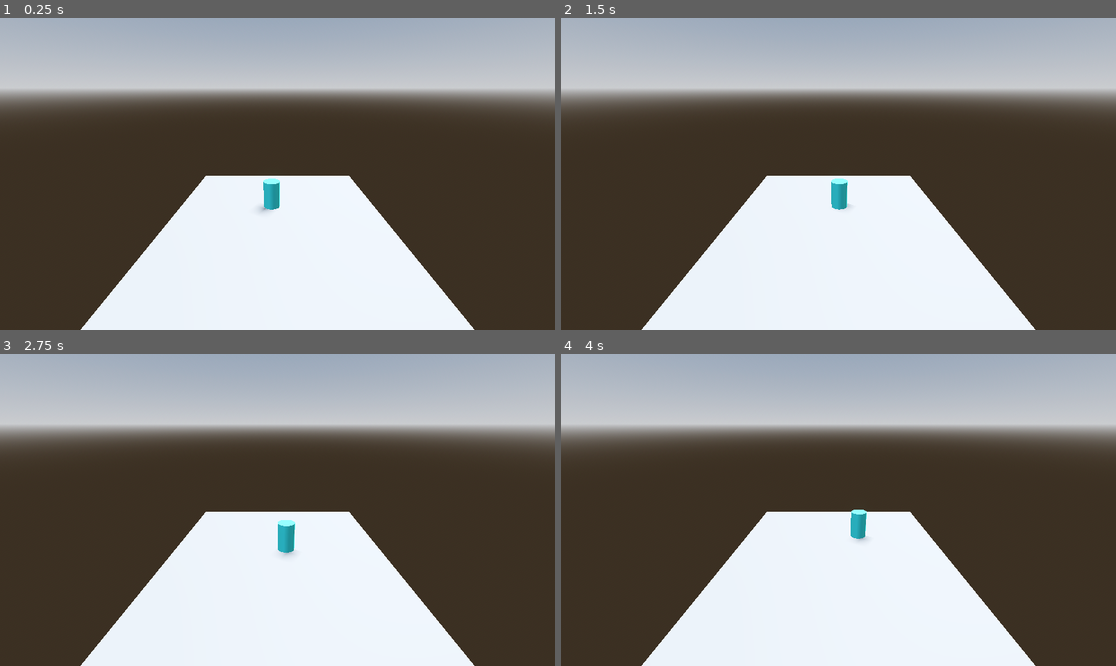
Above: before the commit, frames 1-4 (two rows, left to right).
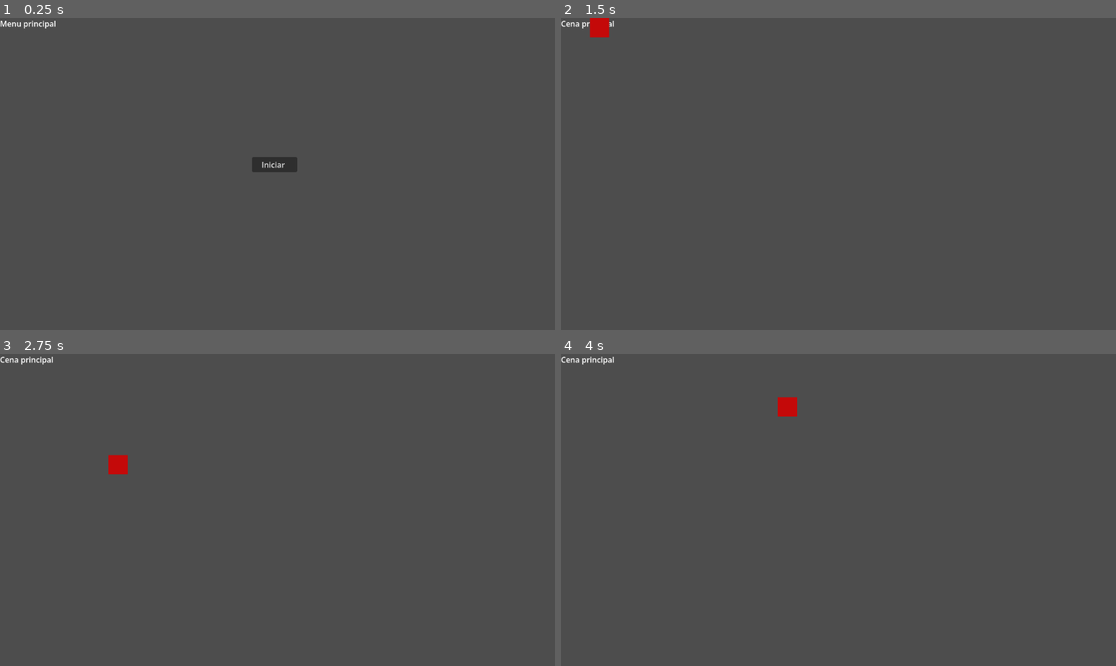
Above: after the commit, the same moments.

Repository: pedronm/visual-novel-godot
Game: Godot game, scene res://scenes/menu-main.tscn
The game is run twice, just before and just after one commit, with the same random seed, the same clock (stepped at 60 frames per second) and the same inputs. Before the commit the project starts from res://main.tscn.
Inputs (mouse positions are in pixels of both pictures, inside the frame that each line leads up to):
- Up to frame 1 (0.25 s): no input
- Up to frame 2 (1.5 s): click (832, 164) at 0.5 s, where only the run after the commit has a clickable "Iniciar"; tap Enter (ui_accept) at 1.25 s; hold D (move_right) from 1.28 s (still down); tap Space (action) at 1.35 s
- Up to frame 3 (2.75 s): tap Enter (ui_accept) at 1.52, 1.55, 1.82, 2.1, 2.27, 2.57 s; release D (move_right) at 2.03 s; hold S (move_down) from 2.03 s (still down); tap Space (action) at 2.3 s
- Up to frame 4 (4 s): release S (move_down) at 2.78 s; hold D (move_right) 2.78-3.53 s; tap Space (action) at 2.85, 3.6 s; tap Enter (ui_accept) at 3.05, 3.77 s; hold W (move_up) from 3.53 s (still down)

The runs differ from the first frame. In frame 1, 97% of the frame differs, in the area x 0-100%, y 0-100%; in frame 2, 97%; in frame 3, 97%; in frame 4, 97%.
Error before the commit: Cannot call method 'show' on a null value. (res://main.gd:28)

Commit message:
Feat: atualiza estrutura do projeto para 2d, como planejado e inclui recursos do git

Diff:
--- /dev/null
+++ b/characters/CharacterBase.tscn
@@ -0,0 +1,3 @@
+[gd_scene format=3 uid="uid://dvp0hocjo8c3h"]
+
+[node name="CharacterBase" type="CharacterBody2D" unique_id=879682832]
--- a/characters/base_character.gd
+++ /dev/null
@@ -1 +0,0 @@
-class_name BaseCharacter
--- /dev/null
+++ b/characters/character_base.gd
@@ -0,0 +1,18 @@
+extends Node
+
+class_name CharacterBase
+
+@export var nome: String
+@export var is_dialogavel: bool
+@export var is_combativel: bool
+
+# Called when the node enters the scene tree for the first time.
+func _ready() -> void:
+	print('esse é o :  %s ', name)
+	print('da pra falar? : %s', is_dialogavel)
+	print('da pra lutar? : %s', is_combativel)
+
+
+# Called every frame. 'delta' is the elapsed time since the previous frame.
+func _process(delta: float) -> void:
+	pass
--- a/characters/main_char.gd
+++ /dev/null
@@ -1,23 +0,0 @@
-extends CharacterBody3D
-
-var MOVE_SPEED = 10
-var GRAVITY_SPEED = 2
-
-# Called when the node enters the scene tree for the first time.
-func _ready() -> void:
-	pass
-
-func do_gravity(delta):
-	velocity.y -= GRAVITY_SPEED * delta
-
-func move_character(delta):
-	var move_y = Input.get_axis("move_up", "move_down")
-	var move_x = Input.get_axis("move_left", "move_right")
-
-	velocity.z = move_y * MOVE_SPEED * delta
-	velocity.x = move_x * MOVE_SPEED * delta
-
-func _physics_process(delta: float) -> void:
-	do_gravity(delta)
-	move_character(delta)
-	move_and_slide()
--- a/characters/main_char.tscn
+++ /dev/null
@@ -1,31 +0,0 @@
-[gd_scene load_steps=5 format=3 uid="uid://cpnvsp6810pb8"]
-
-[ext_resource type="Script" uid="uid://b7mhxfuq5q378" path="res://characters/main_char.gd" id="1_2hybp"]
-
-[sub_resource type="CapsuleShape3D" id="CapsuleShape3D_g1l7i"]
-radius = 0.6411133
-height = 1.6674805
-
-[sub_resource type="StandardMaterial3D" id="StandardMaterial3D_kh7b2"]
-albedo_color = Color(0.29411766, 1, 1, 1)
-
-[sub_resource type="CylinderMesh" id="CylinderMesh_2hybp"]
-material = SubResource("StandardMaterial3D_kh7b2")
-
-[node name="MainChar" type="CharacterBody3D"]
-collision_mask = 14
-script = ExtResource("1_2hybp")
-
-[node name="CollisionShape3D" type="CollisionShape3D" parent="."]
-transform = Transform3D(0.8, 0, 0, 0, 0.96179175, 0, 0, 0, 0.66318834, 0, 0.0415486, 0)
-shape = SubResource("CapsuleShape3D_g1l7i")
-
-[node name="MainChar" type="Node3D" parent="."]
-
-[node name="MeshInstance3D" type="MeshInstance3D" parent="MainChar"]
-transform = Transform3D(0.8, 0, 0, 0, 0.7, 0, 0, 0, 0.66318834, 0, 0, 0)
-mesh = SubResource("CylinderMesh_2hybp")
-
-[node name="SpringArm3D" type="SpringArm3D" parent="."]
-
-[node name="Camera3D" type="Camera3D" parent="SpringArm3D"]
--- /dev/null
+++ b/characters/personagem_principal.gd
@@ -0,0 +1,26 @@
+extends CharacterBody2D
+
+
+const SPEED = 300.0
+const JUMP_VELOCITY = -400.0
+
+
+func _physics_process(delta: float) -> void:
+	# Add the gravity.
+	#if not is_on_floor():
+	#	velocity += get_gravity() * delta
+
+	# Handle jump.
+	if Input.is_action_just_pressed("ui_accept") and is_on_floor():
+		velocity.y = JUMP_VELOCITY
+
+	# Get the input direction and handle the movement/deceleration.
+	# As good practice, you should replace UI actions with custom gameplay actions.
+	var direction := Input.get_vector("move_left","move_right","move_up","move_down")
+	print(direction)
+	if direction:
+		velocity = direction * SPEED
+	else:
+		velocity = Vector2.ZERO
+
+	move_and_slide()
--- /dev/null
+++ b/characters/personagem_principal.tscn
@@ -0,0 +1,20 @@
+[gd_scene format=3 uid="uid://b75mo02cuwid6"]
+
+[ext_resource type="Script" uid="uid://d4hlpygjqbmkx" path="res://characters/personagem_principal.gd" id="1_4wb2g"]
+
+[sub_resource type="RectangleShape2D" id="RectangleShape2D_mjf15"]
+size = Vector2(40, 40)
+
+[node name="PersonagemPrincipal" type="CharacterBody2D" unique_id=1372090689]
+script = ExtResource("1_4wb2g")
+
+[node name="ColorRect" type="ColorRect" parent="." unique_id=278119929]
+offset_right = 40.0
+offset_bottom = 40.0
+color = Color(0.76862746, 0.03529412, 0.03529412, 1)
+
+[node name="CollisionShape2D" type="CollisionShape2D" parent="." unique_id=1830087189]
+position = Vector2(20, 20)
+shape = SubResource("RectangleShape2D_mjf15")
+
+[node name="StateMachine" type="Node" parent="." unique_id=1720162519]
--- a/main.gd
+++ /dev/null
@@ -1,38 +0,0 @@
-extends Node3D
-
-@onready var sub_viewport_container: SubViewportContainer = $Diálogo/SubViewportContainer
-
-var show_dialog = false
-var dialog_acabou = false
-
-# Called when the node enters the scene tree for the first time.
-func _ready() -> void:
-	prepareDialog()
-	pass # Replace with function body.
-
-func prepareDialog() -> bool:
-	#sub_viewport_container.visible = false
-	return true
-
-# Called every frame. 'delta' is the elapsed time since the previous frame.
-func _process(delta: float) -> void:
-	# When the user hits the dialog button
-	if Input.is_action_just_pressed("action"):
-		mostrar_dialogo()
-
-	pass
-
-func mostrar_dialogo():
-	if dialog_acabou == false :
-		## mostrar pagina x ou emitir um signal pra onde vai os textos
-		sub_viewport_container.show()
-		# método recursivo
-		#mostrar_dialogo()
-		dialog_acabou = true
-	elif dialog_acabou == true :
-		esconder_dialogo()
-
-func esconder_dialogo():
-	await get_tree().create_timer(5)
-	sub_viewport_container.hide()
-	dialog_acabou = false
--- a/main.tscn
+++ /dev/null
@@ -1,48 +0,0 @@
-[gd_scene load_steps=7 format=3 uid="uid://com15i7751q8h"]
-
-[ext_resource type="Script" uid="uid://e1crthyt1qlk" path="res://main.gd" id="1_ig7tw"]
-[ext_resource type="PackedScene" uid="uid://cpnvsp6810pb8" path="res://characters/main_char.tscn" id="2_0xm2m"]
-
-[sub_resource type="ProceduralSkyMaterial" id="ProceduralSkyMaterial_7dm0k"]
-sky_horizon_color = Color(0.66224277, 0.6717428, 0.6867428, 1)
-ground_horizon_color = Color(0.66224277, 0.6717428, 0.6867428, 1)
-
-[sub_resource type="Sky" id="Sky_ig7tw"]
-sky_material = SubResource("ProceduralSkyMaterial_7dm0k")
-
-[sub_resource type="Environment" id="Environment_0xm2m"]
-background_mode = 2
-sky = SubResource("Sky_ig7tw")
-tonemap_mode = 2
-glow_enabled = true
-
-[sub_resource type="BoxMesh" id="BoxMesh_h2yge"]
-
-[node name="Main" type="Node3D"]
-script = ExtResource("1_ig7tw")
-
-[node name="WorldEnvironment" type="WorldEnvironment" parent="."]
-environment = SubResource("Environment_0xm2m")
-
-[node name="DirectionalLight3D" type="DirectionalLight3D" parent="."]
-transform = Transform3D(-0.8660254, -0.43301278, 0.25, 0, 0.49999997, 0.86602545, -0.50000006, 0.75, -0.43301266, 0, 0, 0)
-shadow_enabled = true
-
-[node name="PlanoBase" type="CSGMesh3D" parent="."]
-transform = Transform3D(1, 0, 0, 0, 0.008335315, 0, 0, 0, 1, 0, 0, 0)
-use_collision = true
-collision_layer = 2
-collision_mask = 13
-mesh = SubResource("BoxMesh_h2yge")
-
-[node name="Objetos" type="Node3D" parent="."]
-
-[node name="Cenario" type="Node3D" parent="."]
-
-[node name="Personagens" type="Node3D" parent="."]
-
-[node name="Camera3D" type="Camera3D" parent="."]
-transform = Transform3D(1, 0, 0, 0, 0.92087954, 0.38984737, 0, -0.38984737, 0.92087954, 0, 0.5691583, 0.7992357)
-
-[node name="MainChar" parent="." instance=ExtResource("2_0xm2m")]
-transform = Transform3D(0.099999994, 0, 0, 0, 0.099999994, 0, 0, 0, 0.099999994, -0.028922975, 0.09211287, -0.09858668)
--- a/project.godot
+++ b/project.godot
@@ -11,36 +11,121 @@
 [application]
 
 config/name="visual-novel-project"
-run/main_scene="uid://com15i7751q8h"
-config/features=PackedStringArray("4.5", "Forward Plus")
+run/main_scene="uid://cl4t4m70j6232"
+config/features=PackedStringArray("4.8", "Forward Plus")
 config/icon="res://icon.svg"
+
+[editor]
+
+version_control/plugin_name="GitPlugin"
+version_control/autoload_on_startup=true
 
 [input]
 
 move_left={
 "deadzone": 0.2,
-"events": [Object(InputEventKey,"resource_local_to_scene":false,"resource_name":"","device":-1,"window_id":0,"alt_pressed":false,"shift_pressed":false,"ctrl_pressed":false,"meta_pressed":false,"pressed":false,"keycode":0,"physical_keycode":65,"key_label":0,"unicode":97,"location":0,"echo":false,"script":null)
-]
+"events": [Object(InputEventKey,
+"resource_local_to_scene": false,
+"resource_name": "",
+"device": -1,
+"window_id": 0,
+"alt_pressed": false,
+"shift_pressed": false,
+"ctrl_pressed": false,
+"meta_pressed": false,
+"pressed": false,
+"keycode": 0,
+"physical_keycode": 65,
+"key_label": 0,
+"unicode": 97,
+"location": 0,
+"echo": false,
+"script": null
+)]
 }
 move_right={
 "deadzone": 0.2,
-"events": [Object(InputEventKey,"resource_local_to_scene":false,"resource_name":"","device":-1,"window_id":0,"alt_pressed":false,"shift_pressed":false,"ctrl_pressed":false,"meta_pressed":false,"pressed":false,"keycode":0,"physical_keycode":68,"key_label":0,"unicode":100,"location":0,"echo":false,"script":null)
-]
+"events": [Object(InputEventKey,
+"resource_local_to_scene": false,
+"resource_name": "",
+"device": -1,
+"window_id": 0,
+"alt_pressed": false,
+"shift_pressed": false,
+"ctrl_pressed": false,
+"meta_pressed": false,
+"pressed": false,
+"keycode": 0,
+"physical_keycode": 68,
+"key_label": 0,
+"unicode": 100,
+"location": 0,
+"echo": false,
+"script": null
+)]
 }
 move_up={
 "deadzone": 0.2,
-"events": [Object(InputEventKey,"resource_local_to_scene":false,"resource_name":"","device":-1,"window_id":0,"alt_pressed":false,"shift_pressed":false,"ctrl_pressed":false,"meta_pressed":false,"pressed":false,"keycode":0,"physical_keycode":87,"key_label":0,"unicode":119,"location":0,"echo":false,"script":null)
-]
+"events": [Object(InputEventKey,
+"resource_local_to_scene": false,
+"resource_name": "",
+"device": -1,
+"window_id": 0,
+"alt_pressed": false,
+"shift_pressed": false,
+"ctrl_pressed": false,
+"meta_pressed": false,
+"pressed": false,
+"keycode": 0,
+"physical_keycode": 87,
+"key_label": 0,
+"unicode": 119,
+"location": 0,
+"echo": false,
+"script": null
+)]
 }
 move_down={
 "deadzone": 0.2,
-"events": [Object(InputEventKey,"resource_local_to_scene":false,"resource_name":"","device":-1,"window_id":0,"alt_pressed":false,"shift_pressed":false,"ctrl_pressed":false,"meta_pressed":false,"pressed":false,"keycode":0,"physical_keycode":83,"key_label":0,"unicode":115,"location":0,"echo":false,"script":null)
-]
+"events": [Object(InputEventKey,
+"resource_local_to_scene": false,
+"resource_name": "",
+"device": -1,
+"window_id": 0,
+"alt_pressed": false,
+"shift_pressed": false,
+"ctrl_pressed": false,
+"meta_pressed": false,
+"pressed": false,
+"keycode": 0,
+"physical_keycode": 83,
+"key_label": 0,
+"unicode": 115,
+"location": 0,
+"echo": false,
+"script": null
+)]
 }
 action={
 "deadzone": 0.2,
-"events": [Object(InputEventKey,"resource_local_to_scene":false,"resource_name":"","device":-1,"window_id":0,"alt_pressed":false,"shift_pressed":false,"ctrl_pressed":false,"meta_pressed":false,"pressed":false,"keycode":0,"physical_keycode":32,"key_label":0,"unicode":32,"location":0,"echo":false,"script":null)
-]
+"events": [Object(InputEventKey,
+"resource_local_to_scene": false,
+"resource_name": "",
+"device": -1,
+"window_id": 0,
+"alt_pressed": false,
+"shift_pressed": false,
+"ctrl_pressed": false,
+"meta_pressed": false,
+"pressed": false,
+"keycode": 0,
+"physical_keycode": 32,
+"key_label": 0,
+"unicode": 32,
+"location": 0,
+"echo": false,
+"script": null
+)]
 }
 cancel={
 "deadzone": 0.2,
--- a/public/ui-interaction/dgl_balloon.tscn
+++ /dev/null
@@ -1,3 +0,0 @@
-[gd_scene format=3 uid="uid://c3umwpjh04htc"]
-
-[node name="DglBalloon" type="Node3D"]
--- a/public/ui-interaction/dialog.gd
+++ /dev/null
@@ -1,23 +0,0 @@
-extends Node3D
-
-@onready var rich_text_label: RichTextLabel = $TextBox/Control/RichTextLabel
-@onready var label: Label = $Header/Control/Label
-
-# it will receive the array of mgs to show
-var ms_array = []
-# retorna caso haja mensagens
-var next = false
-
-var
-
-func _next_dialog() -> void:
-	pass
-
-# Called when the node enters the scene tree for the first time.
-func _ready() -> void:
-	pass # Replace with function body.
-
-
-# Called every frame. 'delta' is the elapsed time since the previous frame.
-func _process(delta: float) -> void:
-	pass
--- a/public/ui-interaction/dialog.tscn
+++ /dev/null
@@ -1,102 +0,0 @@
-[gd_scene load_steps=8 format=3 uid="uid://dqhk0ytqyr7tw"]
-
-[ext_resource type="Script" uid="uid://5ex84vtywv04" path="res://public/ui-interaction/dialog.gd" id="1_d2tts"]
-
-[sub_resource type="ViewportTexture" id="ViewportTexture_oet8t"]
-viewport_path = NodePath("Header")
-
-[sub_resource type="ViewportTexture" id="ViewportTexture_d2tts"]
-viewport_path = NodePath("TextBox")
-
-[sub_resource type="SystemFont" id="SystemFont_2hybp"]
-hinting = 2
-subpixel_positioning = 0
-
-[sub_resource type="Theme" id="Theme_d2tts"]
-default_font = SubResource("SystemFont_2hybp")
-default_font_size = 24
-
-[sub_resource type="SystemFont" id="SystemFont_oet8t"]
-
-[sub_resource type="Theme" id="Theme_lglhs"]
-default_font = SubResource("SystemFont_oet8t")
-default_font_size = 33
-
-[node name="Dialog" type="Node3D"]
-script = ExtResource("1_d2tts")
-
-[node name="Titulo" type="Sprite3D" parent="."]
-transform = Transform3D(-0.9986847, 0, 0.0512727, 0, 0.21497917, 0, -0.0512727, 0, -0.9986847, 0, 1.8314786, 0)
-texture = SubResource("ViewportTexture_oet8t")
-
-[node name="Texto" type="Sprite3D" parent="."]
-transform = Transform3D(-0.9986847, 0, 0.0512727, 0, 0.21497917, 0, -0.0512727, 0, -0.9986847, 0, 1.8314786, 0)
-texture = SubResource("ViewportTexture_d2tts")
-
-[node name="TextBox" type="SubViewport" parent="."]
-transparent_bg = true
-handle_input_locally = false
-gui_embed_subwindows = true
-size = Vector2i(1212, 527)
-render_target_update_mode = 4
-
-[node name="Control" type="Control" parent="TextBox"]
-layout_mode = 3
-anchor_right = 2.2380002
-anchor_bottom = 1.2830001
-offset_left = -2.0
-offset_top = 2.0
-offset_right = -1577.4563
-offset_bottom = 0.10394287
-
-[node name="RichTextLabel" type="RichTextLabel" parent="TextBox/Control"]
-clip_contents = false
-layout_mode = 1
-anchors_preset = -1
-anchor_right = 28.745
-anchor_bottom = 16.117
-offset_left = 22.0
-offset_top = 161.0
-offset_right = -31533.066
-offset_bottom = -10073.636
-theme = SubResource("Theme_d2tts")
-theme_override_colors/default_color = Color(0, 0, 0, 1)
-text = "THATS SOME NICE TEXT THATS SOME NICE TEXT THATS SOME NICE TEXT THATS SOME NICE TEXT "
-fit_content = true
-scroll_active = false
-autowrap_mode = 1
-autowrap_trim_flags = 0
-tab_size = 2
-text_direction = 1
-
-[node name="Header" type="SubViewport" parent="."]
-transparent_bg = true
-handle_input_locally = false
-gui_embed_subwindows = true
-size = Vector2i(1024, 768)
-size_2d_override_stretch = true
-render_target_update_mode = 4
-
-[node name="Control" type="Control" parent="Header"]
-layout_mode = 3
-anchor_right = 2.2380002
-anchor_bottom = 1.2830001
-offset_left = -2.0
-offset_top = 2.0
-offset_right = 0.1439209
-offset_bottom = 0.10394287
-
-[node name="Label" type="Label" parent="Header/Control"]
-layout_mode = 1
-anchors_preset = -1
-anchor_right = 0.30800003
-anchor_bottom = 0.20300001
-offset_left = 13.0
-offset_top = 8.0
-offset_right = -18.584045
-offset_bottom = 1.0349884
-theme = SubResource("Theme_lglhs")
-text = "Thats some text
-"
-
-[node name="Node3D" type="Node3D" parent="Header/Control/Label"]
--- /dev/null
+++ b/scenes/menu-main.tscn
@@ -0,0 +1,31 @@
+[gd_scene format=3 uid="uid://cl4t4m70j6232"]
+
+[ext_resource type="Script" uid="uid://dqgxo28rqss17" path="res://scenes/menu_main.gd" id="1_xiru1"]
+[ext_resource type="PackedScene" uid="uid://265e0g4ckwbf" path="res://scenes/proto-scene.tscn" id="2_g3wi7"]
+
+[node name="Node2D" type="Node2D" unique_id=1607714986]
+
+[node name="MenuMain" type="Control" parent="." unique_id=2042608867]
+layout_mode = 3
+anchors_preset = 0
+offset_right = 40.0
+offset_bottom = 40.0
+script = ExtResource("1_xiru1")
+cena_principal = ExtResource("2_g3wi7")
+
+[node name="lbl_menu" type="Label" parent="MenuMain" unique_id=1448460317]
+layout_mode = 0
+offset_right = 40.0
+offset_bottom = 23.0
+text = "Menu principal
+"
+
+[node name="btn_iniciar" type="Button" parent="MenuMain" unique_id=676597936]
+layout_mode = 0
+offset_left = 523.0
+offset_top = 289.0
+offset_right = 617.0
+offset_bottom = 320.0
+text = "Iniciar "
+
+[connection signal="pressed" from="MenuMain/btn_iniciar" to="MenuMain" method="_on_btn_iniciar_pressed"]
--- /dev/null
+++ b/scenes/menu_main.gd
@@ -0,0 +1,16 @@
+extends Control
+
+@export var cena_principal: Resource
+
+# Called when the node enters the scene tree for the first time.
+func _ready() -> void:
+	pass # Replace with function body.
+
+
+# Called every frame. 'delta' is the elapsed time since the previous frame.
+func _process(delta: float) -> void:
+	pass
+
+
+func _on_btn_iniciar_pressed() -> void:
+	get_tree().change_scene_to_file(cena_principal.resource_path)
--- /dev/null
+++ b/scenes/proto-scene.tscn
@@ -0,0 +1,14 @@
+[gd_scene format=3 uid="uid://265e0g4ckwbf"]
+
+[ext_resource type="PackedScene" uid="uid://b75mo02cuwid6" path="res://characters/personagem_principal.tscn" id="1_iqbyu"]
+
+[node name="ProtoScene" type="Node2D" unique_id=2129779593]
+
+[node name="lbl_test" type="Label" parent="." unique_id=1246759159]
+offset_right = 40.0
+offset_bottom = 23.0
+text = "Cena principal"
+
+[node name="start_area" type="Node2D" parent="." unique_id=140988820]
+
+[node name="PersonagemPrincipal" parent="." unique_id=1372090689 instance=ExtResource("1_iqbyu")]
Not shown, added: addons/godot-git-plugin/git_plugin.gdextension.uid
Not shown, removed: characters/base_character.gd.uid
Not shown, added: characters/character_base.gd.uid
Not shown, removed: characters/main_char.gd.uid
Not shown, added: characters/personagem_principal.gd.uid
Not shown, changed: icon.svg.import
Not shown, removed: main.gd.uid
Not shown, removed: public/ui-interaction/dialog.gd.uid
Not shown, added: scenes/menu_main.gd.uid
Not shown, added: addons/godot-git-plugin/THIRDPARTY.md
Not shown, added: addons/godot-git-plugin/git_plugin.gdextension
Not shown, added: addons/godot-git-plugin/linux/libgit_plugin.linux.editor.x86_64.so
(and 3 more such lines)
